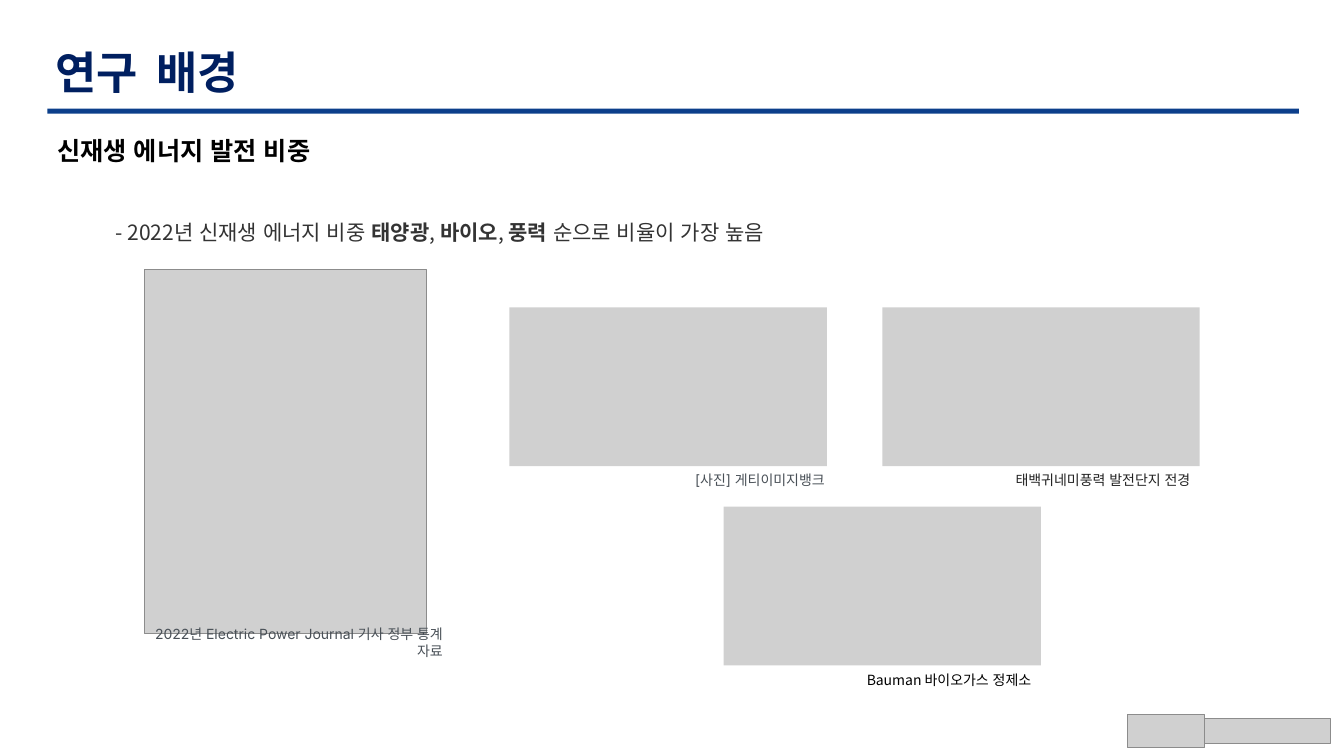
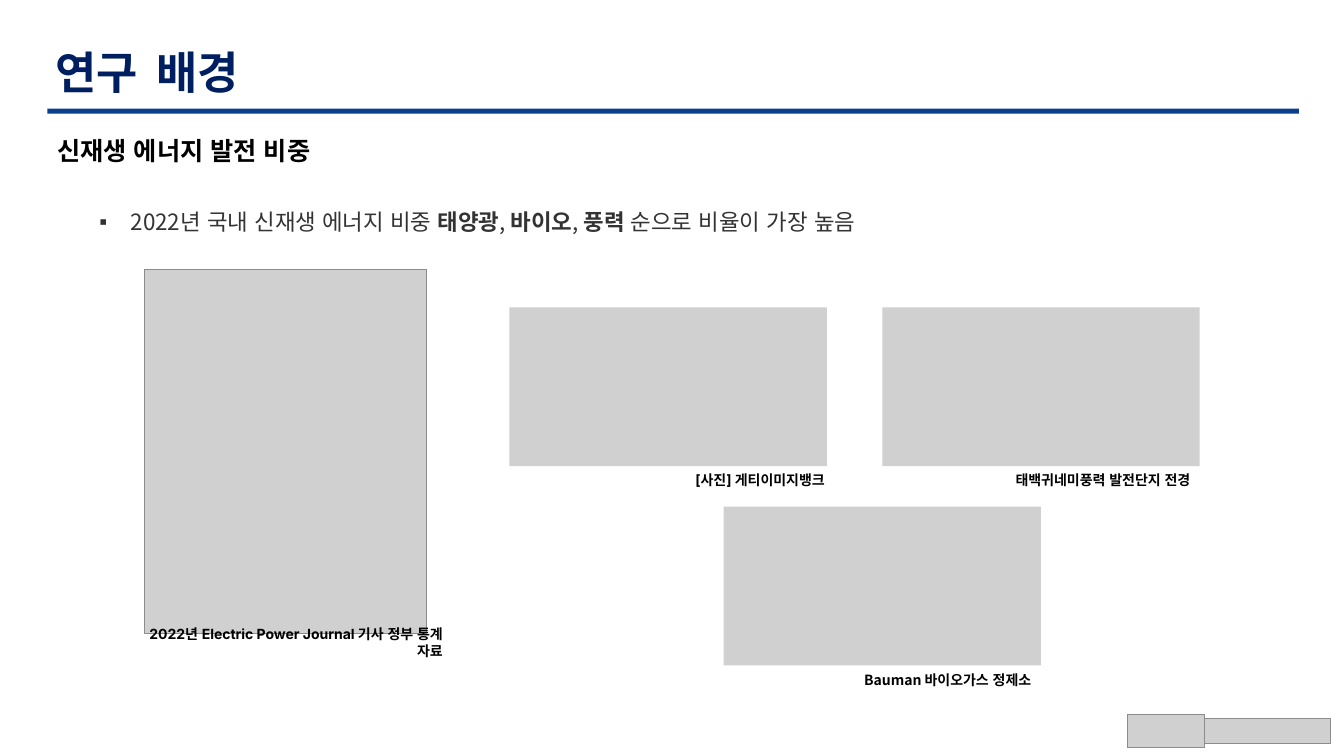
Before and after one commit to TaegyuHan/Solar_radiation_prediction_model, a slide deck: slide 5 of KICS_PT/[KICS] 동향 poster.pptx. Drawn at 1344x756 pixels with LibreOffice and Linux fonts; fonts in the diff are those of the drawing; grey boxes stand for pictures. Boxes give left, top, right and bottom in pixels: in the first picture for what was removed or moved away, otherwise in the second. Text is boxed around its words. In the diff, an @@ line names an element or a change of style, - is before the commit and + after.

Commit message:
이미지 수정 및 내용표 추가

```diff
--- a/KICS_PT/[KICS] 동향 poster.pptx
+++ b/KICS_PT/[KICS] 동향 poster.pptx
@@ text at box(131, 211, 855, 234): text changed; size 15 to 16 pt @@
-- 2022년 신재생 에너지 비중 태양광, 바이오, 풍력 순으로 비율이 가장 높음
+▪ 2022년 국내 신재생 에너지 비중 태양광, 바이오, 풍력 순으로 비율이 가장 높음
@@ text "[사진] 게티이미지뱅크" at box(695, 473, 825, 487): text colour #495057 to #000000, bold on @@
@@ text "태백귀네미풍력 발전단지 전경" at box(1016, 473, 1191, 487): text colour #222222 to #000000, bold on @@
@@ text "2022년 Electric Power Journal 기사 ..." at box(149, 625, 443, 658): text colour #495057 to #000000, bold on @@
@@ text "Bauman 바이오가스 정제소" at box(864, 673, 1032, 687): bold on @@
```
Also in this commit, not shown: 14 other slides changed, 1 slide added, 1 other file.
